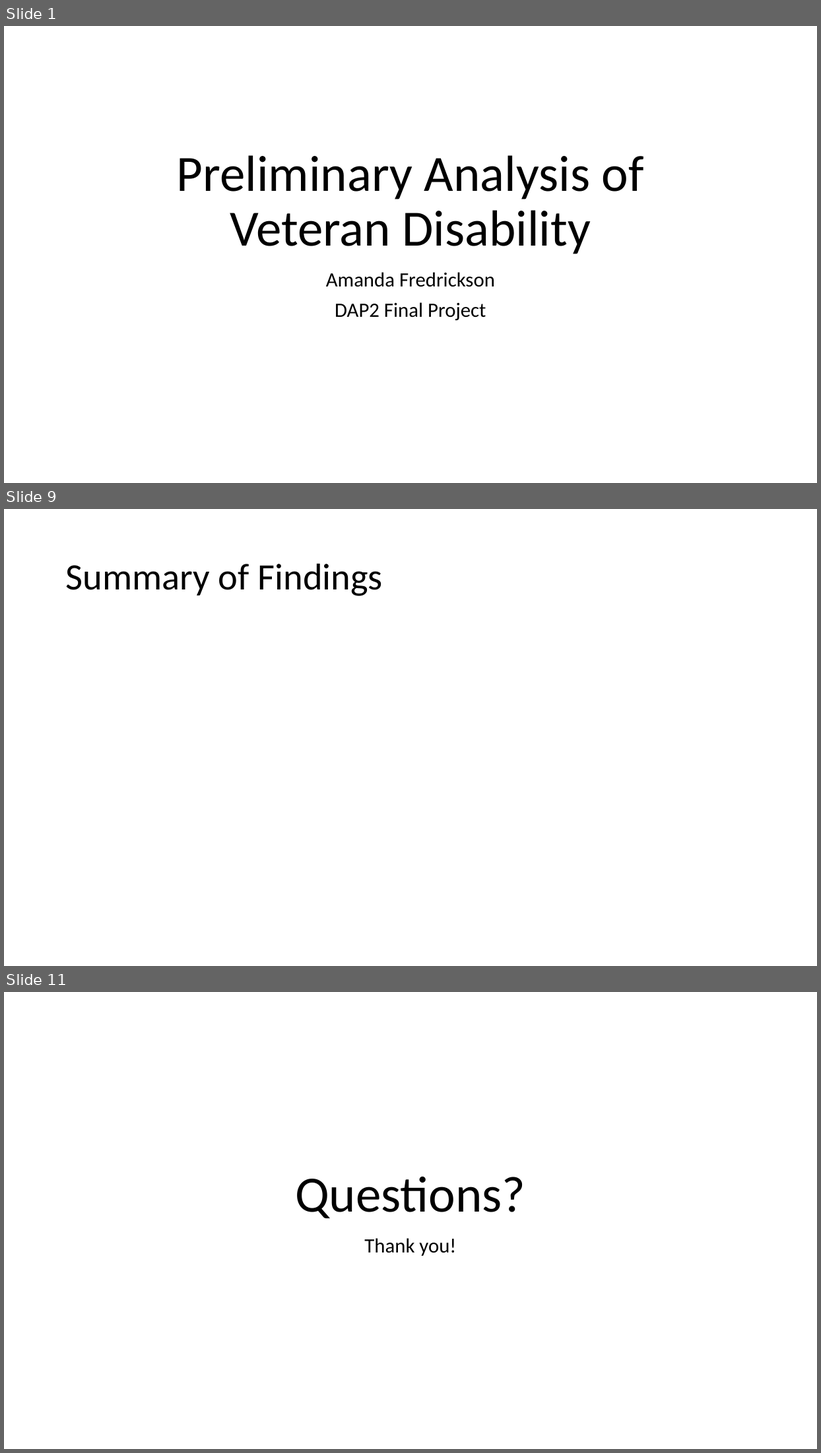
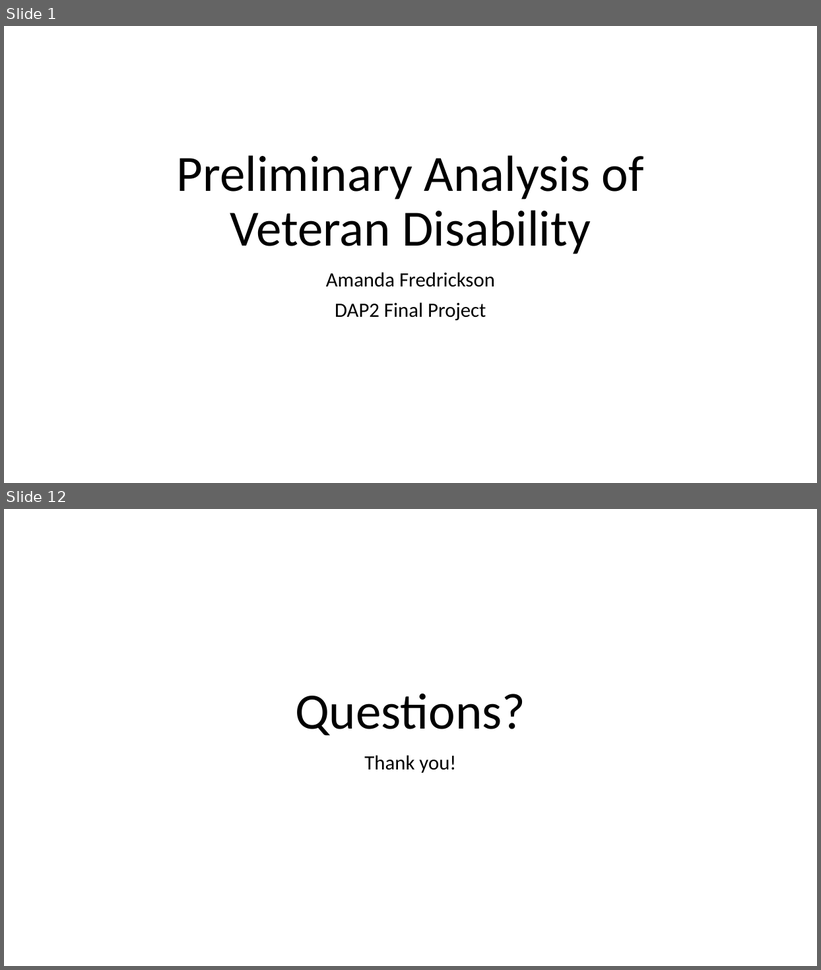
Before and after one commit to mandyfreddy/final-project-fredrickson, a slide deck: Final Project Presentation.pptx. Shown one above the other, each under a label of ours: slides 1, 9 and 11 before the commit, slides 1 and 12 after it; the slides between them are not shown. The pictures are 821x1453 and 821x970 pixels, drawn with LibreOffice and Linux fonts; fonts in the diff are those of the drawing. Boxes give left, top, right and bottom in pixels: in the first picture for what was removed or moved away, otherwise in the second. Text is boxed around its words. In the diff, an @@ line names an element or a change of style, - is before the commit and + after.

```diff
--- a/Final Project Presentation.pptx
+++ b/Final Project Presentation.pptx
@@ slide 9 removed at [4, 509, 817, 966], background #FFFFFF @@
@@ title removed at [66, 563, 383, 596] @@
-Summary of Findings
@@ what was slide 11 is now slide 12 @@
```
Also in this commit, not shown: 4 slides changed, 6 slides added, 4 other slides removed, 5 other files.
